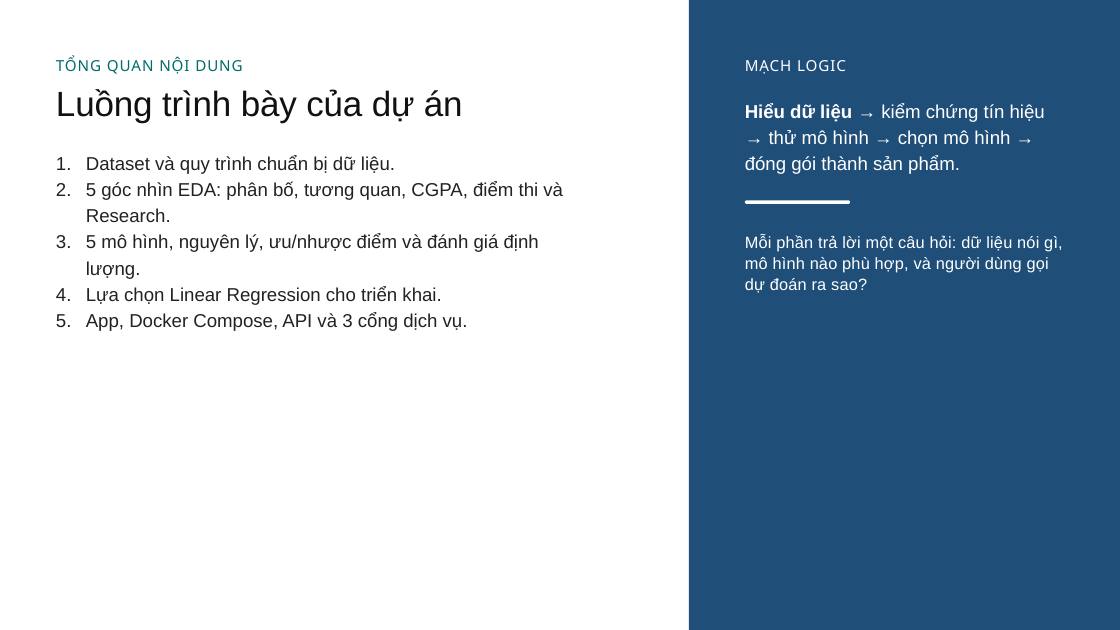
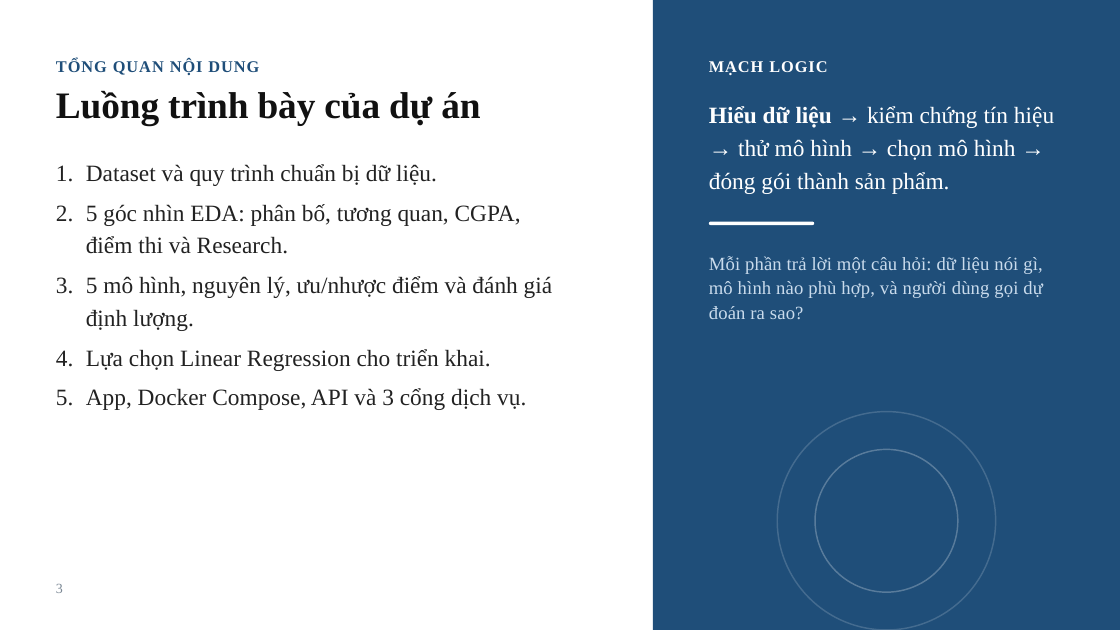
Before and after one commit to hiudz377/02_10123298_10123135_DuDoanKhaNangTrungTuyenSauDaiHoc, a slide deck: slide 3 of docs/slide.pptx. Drawn at 1120x630 pixels with LibreOffice and Linux fonts; fonts in the diff are those of the drawing; background and template pictures are left out. Boxes give left, top, right and bottom in pixels: in the first picture for what was removed or moved away, otherwise in the second. Text is boxed around its words. In the diff, an @@ line names an element or a change of style, - is before the commit and + after.

```diff
--- a/docs/slide.pptx
+++ b/docs/slide.pptx
@@ rectangle: place and size @@
-rectangle at <box>689,0,1120,630</box>
+rectangle at <box>653,0,1120,630</box>
@@ text "TỔNG QUAN NỘI DUNG" at <box>56,59,259,75</box>: size 13 to 14 pt, font Noto Sans to Times New Roman, text colour #006B6B to #1F4E79, bold on @@
@@ text "MẠCH LOGIC": place and size @@
-text "MẠCH LOGIC" at <box>745,60,846,74</box>
+text "MẠCH LOGIC" at <box>709,61,827,75</box>
@@ text "MẠCH LOGIC" at <box>709,61,827,75</box>: size 13 to 14 pt, font Noto Sans to Times New Roman, bold on @@
@@ text "Luồng trình bày của dự ..." at <box>56,90,480,125</box>: size 30 to 32 pt, font Arial to Times New Roman, bold on @@
@@ text "Hiểu dữ liệu → kiểm ...": place and size @@
-text "Hiểu dữ liệu → kiểm ..." at <box>745,103,1045,174</box>
+text "Hiểu dữ liệu → kiểm ..." at <box>709,106,1054,194</box>
@@ text "Hiểu dữ liệu → kiểm ..." at <box>709,106,1054,194</box>: size 16 to 20 pt, font Arial to Times New Roman @@
@@ text "Dataset và quy trình chuẩn ..." at <box>86,164,553,410</box>: size 16 to 20 pt, font Arial to Times New Roman; more space between paragraphs @@
@@ rounded rectangle: place and size @@
-rounded rectangle at <box>745,201,850,204</box>
+rounded rectangle at <box>709,222,814,225</box>
@@ text "Mỗi phần trả lời một ...": place and size @@
-text "Mỗi phần trả lời một ..." at <box>745,234,1062,293</box>
+text "Mỗi phần trả lời một ..." at <box>709,256,1043,319</box>
@@ text "Mỗi phần trả lời một ..." at <box>709,256,1043,319</box>: size 14 to 16 pt, font Arial to Times New Roman, text colour #FFFFFF to #C9DBEC @@
@@ ellipse added at <box>777,412,996,630</box>, outline #FFFFFF 1.25 pt @@
@@ ellipse added at <box>815,450,958,592</box>, outline #FFFFFF 1.25 pt @@
@@ page number added at <box>56,584,63,593</box>, 12 pt, text #7A8794 @@
+3
```
Also in this commit, not shown: 22 other slides changed.
